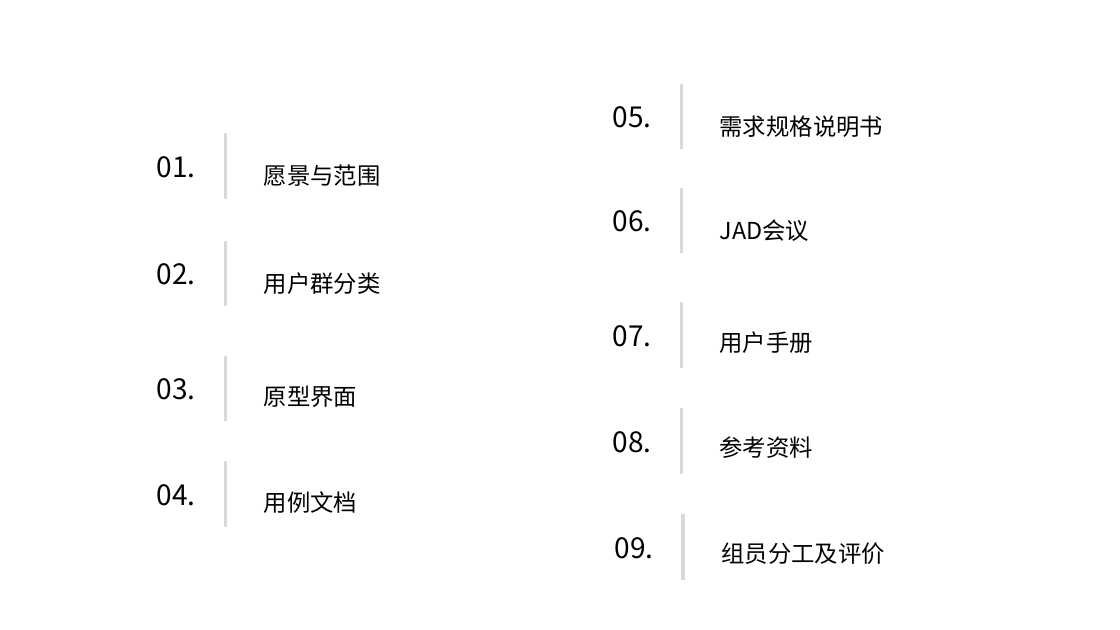
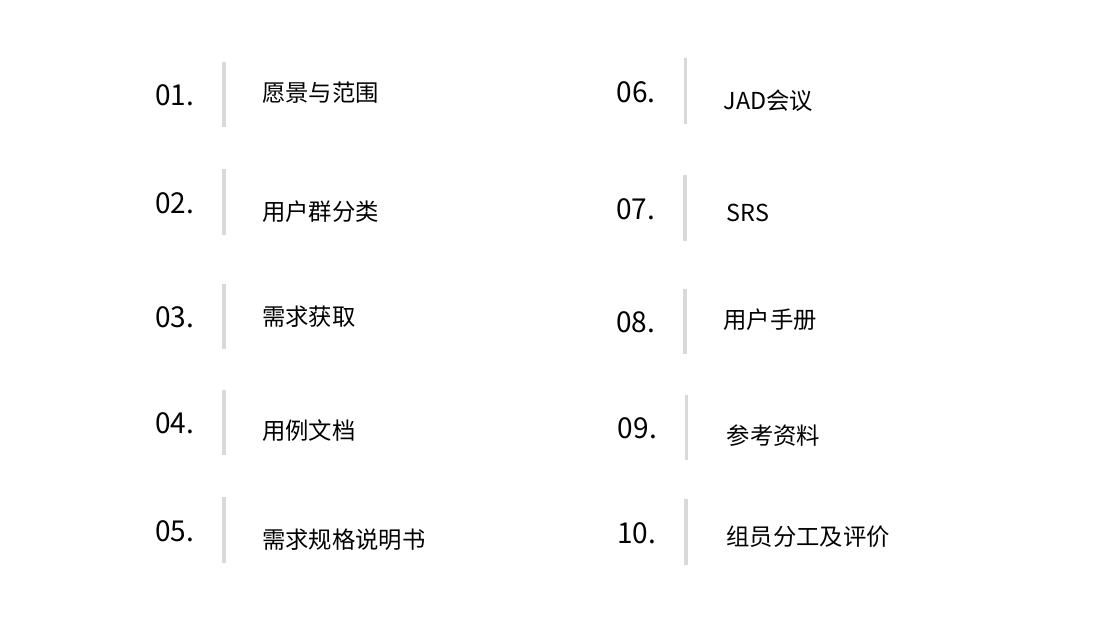
Before and after one commit to Ysuny2333/SRA2022-G15, a slide deck: slide 2 of 软件需求规格说明/SRA2022-G15-需求规格说明PPT.pptx. Drawn at 1120x630 pixels with LibreOffice and Linux fonts; fonts in the diff are those of the drawing; background and template pictures are left out. Boxes give left, top, right and bottom in pixels: in the first picture for what was removed or moved away, otherwise in the second. Text is boxed around its words. In the diff, an @@ line names an element or a change of style, - is before the commit and + after.

Commit message:
Update SRA2022-G15-需求规格说明PPT.pptx
SRA2022-G15-软件需求规格说明(SRS)v0.2.0

```diff
--- a/软件需求规格说明/SRA2022-G15-需求规格说明PPT.pptx
+++ b/软件需求规格说明/SRA2022-G15-需求规格说明PPT.pptx
@@ text "愿景与范围": place and size @@
-text "愿景与范围" at (264, 164, 381, 186)
+text "愿景与范围" at (262, 81, 379, 103)
@@ 2 texts, 1 line: place and size @@
-2 texts, 1 line at (613, 188, 809, 254)
+2 texts, 1 line at (617, 58, 813, 124)
@@ line moved from (681, 302) - (681, 368) to (685, 176) - (685, 240) @@
@@ text "07.": place and size @@
-text "07." at (613, 325, 652, 347)
+text "07." at (616, 198, 655, 220)
@@ text added at (727, 203, 769, 222), 20 pt, text #000000 @@
+SRS
@@ 2 texts, 2 lines: place and size @@
-2 texts, 2 lines at (613, 408, 683, 580)
+2 texts, 2 lines at (616, 289, 686, 460)
@@ text "用户手册": place and size @@
-text "用户手册" at (720, 331, 813, 353)
+text "用户手册" at (724, 308, 817, 330)
@@ text added at (262, 305, 355, 327), 20 pt, text #000000 @@
+需求获取
@@ text removed at (264, 385, 357, 407) @@
-原型界面
@@ 6 texts: place and size @@
-6 texts at (157, 156, 381, 513)
+6 texts at (155, 84, 379, 441)
@@ 4 lines: place and size @@
-4 lines at (226, 134, 226, 527)
+4 lines at (223, 62, 223, 455)
@@ text "参考资料": place and size @@
-text "参考资料" at (720, 436, 813, 458)
+text "参考资料" at (727, 424, 820, 446)
@@ 2 texts, 1 line: place and size @@
-2 texts, 1 line at (613, 84, 884, 150)
+2 texts, 1 line at (155, 497, 426, 563)
@@ line added from (686, 499) to (686, 565), #D9D9D9 3 pt @@
@@ text "组员分工及评价": place and size @@
-text "组员分工及评价" at (721, 542, 885, 564)
+text "组员分工及评价" at (726, 525, 890, 547)
@@ text added at (617, 522, 656, 544), 24 pt, text #000000 @@
+10.
```
Also in this commit, not shown: 9 other slides changed, 17 slides added.
